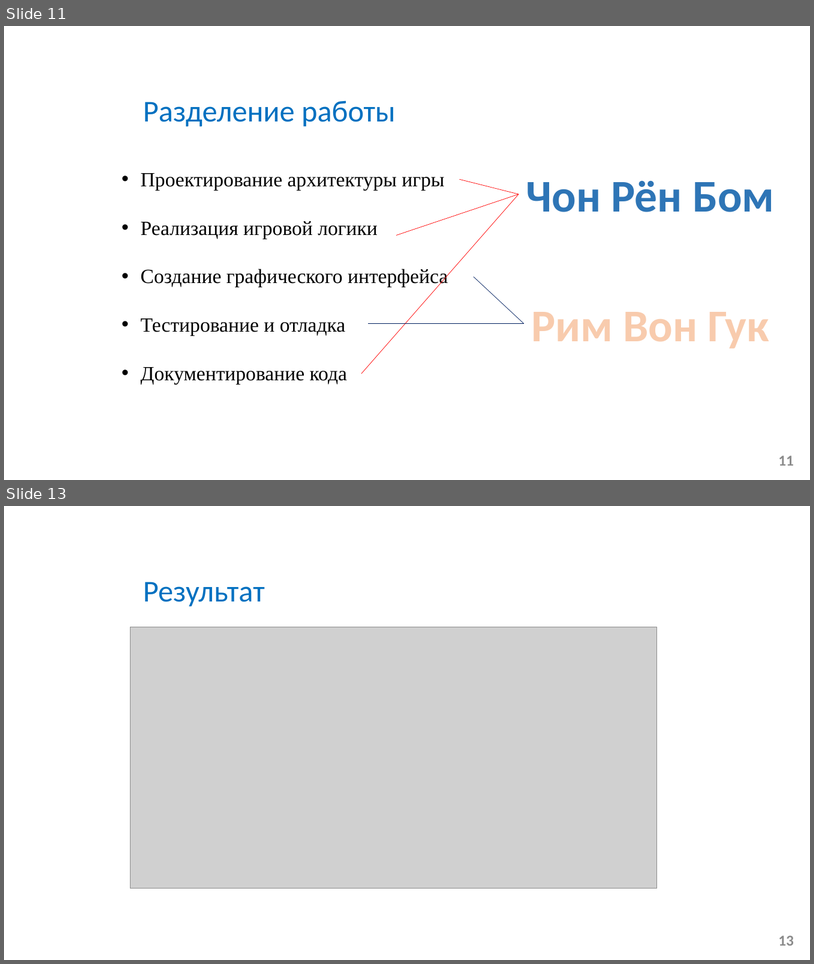
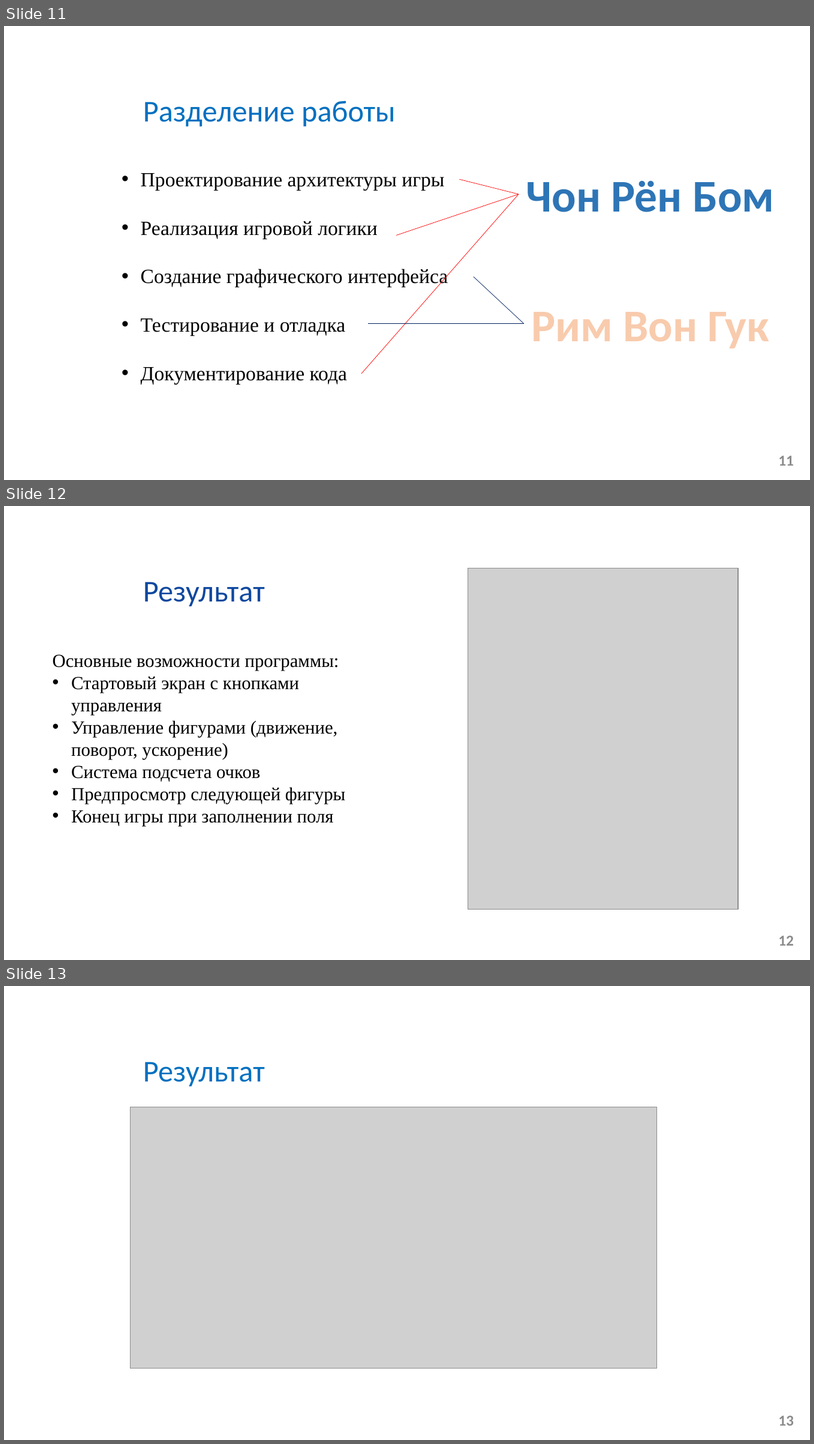
Before and after one commit to ryongbom/Tetris, a slide deck: отчёт_проекта_Tetirsgame_АСУб-25_Чон Рён Бом.pptx. Shown one above the other, each under a label of ours: slides 11 and 13 before the commit, slides 11, 12 and 13 after it; the slides between them are not shown. The pictures are 814x964 and 814x1444 pixels, drawn with LibreOffice and Linux fonts; fonts in the diff are those of the drawing; grey boxes stand for pictures; background and template pictures are left out. Boxes give left, top, right and bottom in pixels: in the first picture for what was removed or moved away, otherwise in the second. Text is boxed around its words. In the diff, an @@ line names an element or a change of style, - is before the commit and + after.

```diff
--- a/отчёт_проекта_Tetirsgame_АСУб-25_Чон Рён Бом.pptx
+++ b/отчёт_проекта_Tetirsgame_АСУб-25_Чон Рён Бом.pptx
@@ slide 12 added at bbox=[4, 506, 810, 960], background picture (left out) @@
@@ picture added at bbox=[468, 568, 739, 910] @@
@@ text added at bbox=[143, 582, 265, 606], 36 pt, text #0E489F @@
+Результат
@@ text added at bbox=[53, 654, 345, 826], 22 pt, text #000000 @@
+Основные возможности программы:
+• Стартовый экран с кнопками управления
+• Управление фигурами (движение, поворот, ускорение)
+• Система подсчета очков
+• Предпросмотр следующей фигуры
+• Конец игры при заполнении поля
@@ page number added at bbox=[779, 935, 794, 945], 18 pt, text #8C8C8C, bold @@
+12
```
Also in this commit, not shown: 1 slide changed, 3 other slides added, 2 slides removed.
